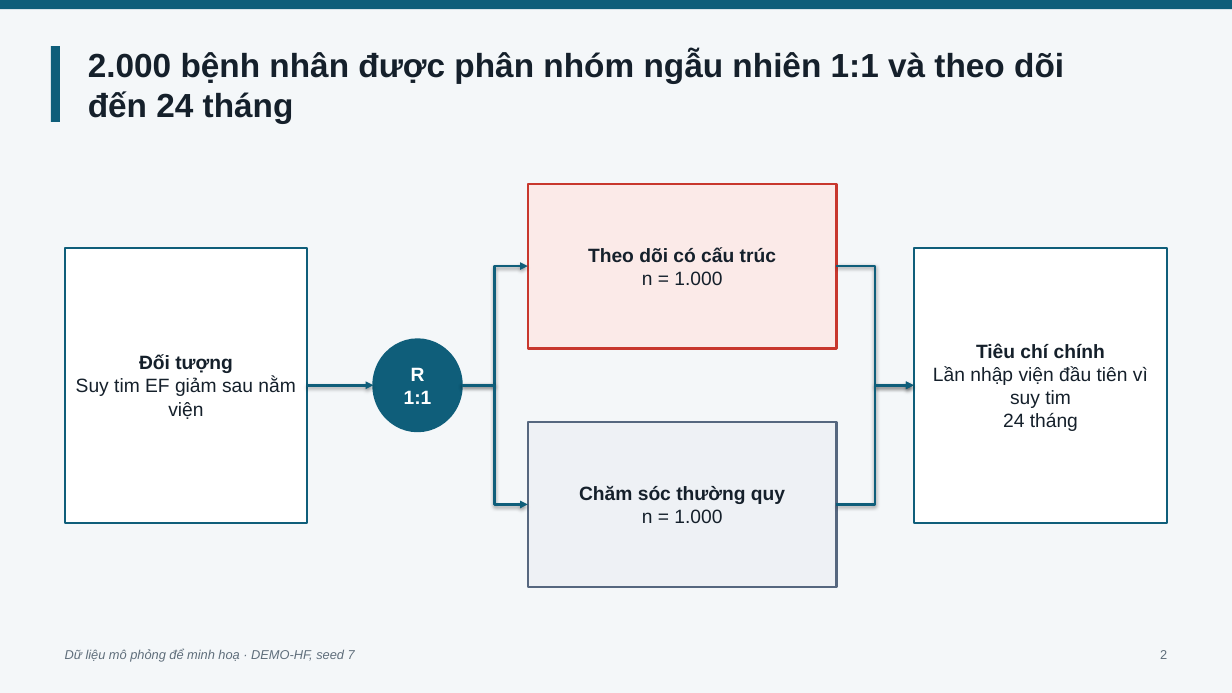
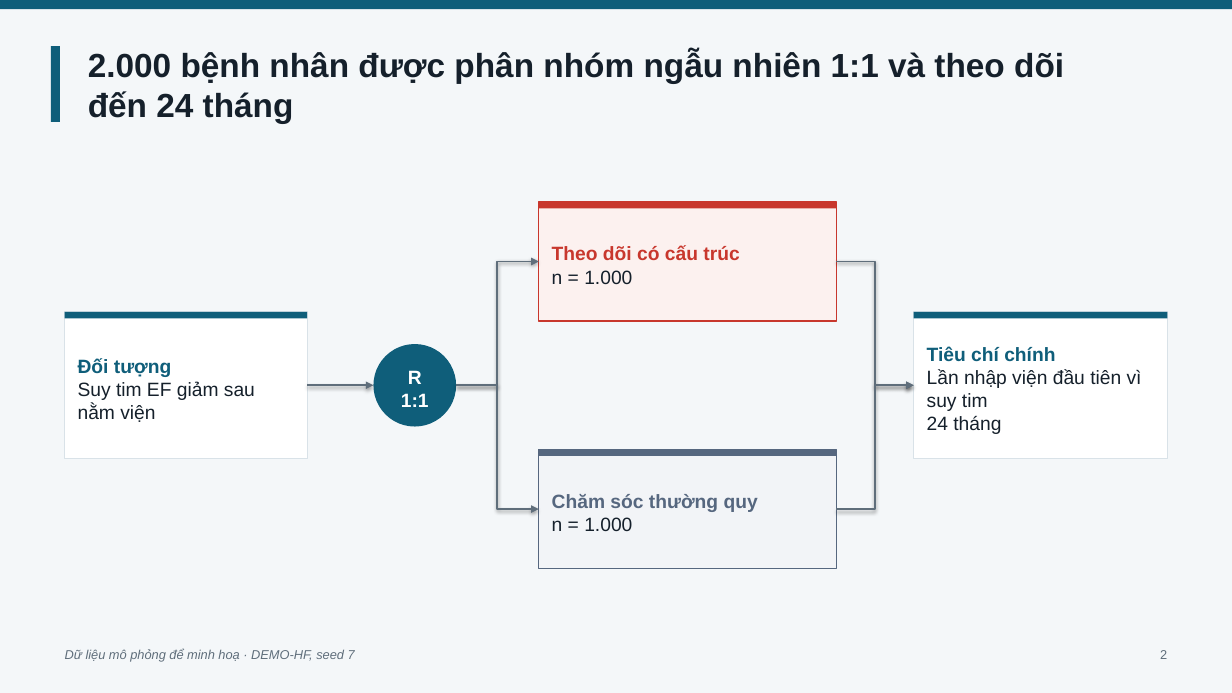
Before and after one commit to jackfeng94/medskill-panda, a slide deck: slide 2 of examples/demo-hf/pptx_vi/out/demo-hf.pptx. Drawn at 1232x693 pixels with LibreOffice and Linux fonts; fonts in the diff are those of the drawing; background and template pictures are left out. Boxes give left, top, right and bottom in pixels: in the first picture for what was removed or moved away, otherwise in the second. Text is boxed around its words. In the diff, an @@ line names an element or a change of style, - is before the commit and + after.

```diff
--- a/examples/demo-hf/pptx_vi/out/demo-hf.pptx
+++ b/examples/demo-hf/pptx_vi/out/demo-hf.pptx
@@ rectangle "Theo dõi có cấu trúc": place and size @@
-rectangle "Theo dõi có cấu trúc" at (528,184,836,349)
+rectangle "Theo dõi có cấu trúc" at (539,202,836,322)
@@ rectangle "Theo dõi có cấu trúc" at (539,202,836,322): text colour #15202B to #C8372D in "Theo dõi có cấu trúc"; alignment centre to left; fill #FBEAE8 to #FCF1EF; outline #C8372D 1.75 pt to #C8372D 1 pt @@
@@ rectangle added at (539,202,836,209), fill #C8372D @@
@@ elbow arrow moved from (462, 385) - (528, 266) to (457, 385) - (539, 262) @@
@@ elbow arrow (457, 385) - (539, 262): stroke #0F5E7A 2 pt to #5F6E7B 1.5 pt @@
@@ elbow arrow moved from (836, 266) - (914, 385) to (836, 262) - (914, 385) @@
@@ elbow arrow (836, 262) - (914, 385): stroke #0F5E7A 2 pt to #5F6E7B 1.5 pt @@
@@ rectangle "Đối tượng": place and size @@
-rectangle "Đối tượng" at (65,248,308,523)
+rectangle "Đối tượng" at (65,312,308,459)
@@ rectangle "Đối tượng" at (65,312,308,459): text colour #15202B to #0F5E7A in "Đối tượng"; alignment centre to left; outline #0F5E7A 1.75 pt to #D9E2E8 1 pt @@
@@ rectangle added at (65,312,308,319), fill #0F5E7A @@
@@ rectangle "Tiêu chí chính": place and size @@
-rectangle "Tiêu chí chính" at (914,248,1167,523)
+rectangle "Tiêu chí chính" at (914,312,1167,459)
@@ rectangle "Tiêu chí chính" at (914,312,1167,459): text colour #15202B to #0F5E7A in "Tiêu chí chính"; alignment centre to left; outline #0F5E7A 1.75 pt to #D9E2E8 1 pt @@
@@ rectangle added at (914,312,1167,319), fill #0F5E7A @@
@@ ellipse "R 1:1": place and size @@
-ellipse "R 1:1" at (373,339,461,431)
+ellipse "R 1:1" at (373,344,456,426)
@@ ellipse "R 1:1" at (373,344,456,426): outline #0F5E7A 1.75 pt to none @@
@@ arrow (308, 385) - (373, 385): stroke #0F5E7A 2 pt to #5F6E7B 1.5 pt @@
@@ elbow arrow moved from (462, 385) - (528, 505) to (457, 385) - (539, 509) @@
@@ elbow arrow (457, 385) - (539, 509): stroke #0F5E7A 2 pt to #5F6E7B 1.5 pt @@
@@ elbow arrow moved from (836, 505) - (914, 385) to (836, 509) - (914, 385) @@
@@ elbow arrow (836, 509) - (914, 385): stroke #0F5E7A 2 pt to #5F6E7B 1.5 pt @@
@@ rectangle "Chăm sóc thường quy": place and size @@
-rectangle "Chăm sóc thường quy" at (528,422,836,588)
+rectangle "Chăm sóc thường quy" at (539,449,836,568)
@@ rectangle "Chăm sóc thường quy" at (539,449,836,568): text colour #15202B to #56677F in "Chăm sóc thường quy"; alignment centre to left; fill #EEF1F5 to #F2F4F7; outline #56677F 1.75 pt to #56677F 1 pt @@
@@ rectangle added at (539,449,836,456), fill #56677F @@
```
Also in this commit, not shown: 12 other files.
